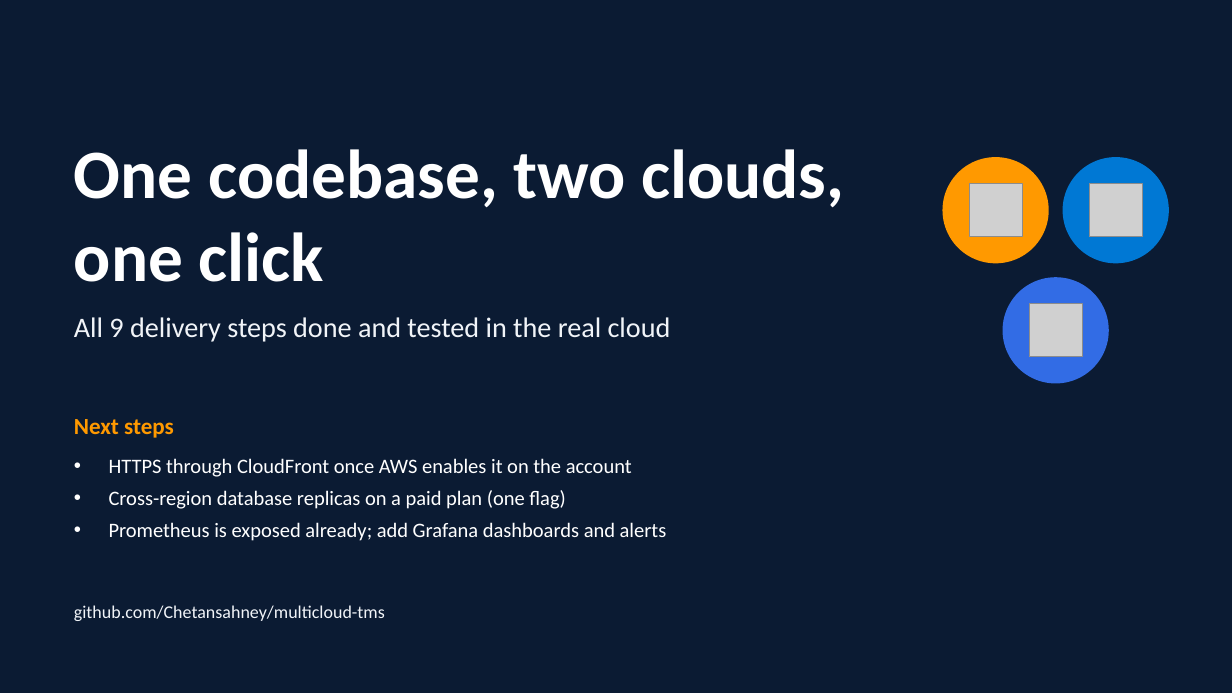
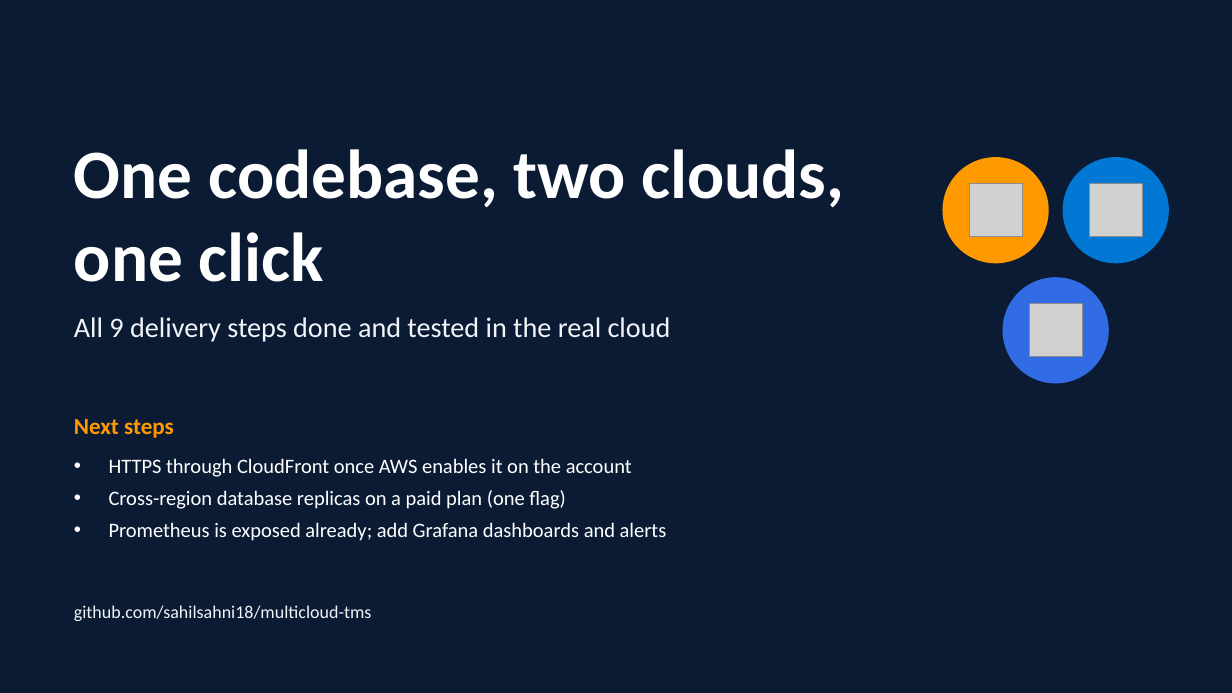
Before and after one commit to sahilsahni18/multicloud-tms, a slide deck: slide 22 of docs/presentation/TrackFlow-Final-Demo.pptx. Drawn at 1232x693 pixels with LibreOffice and Linux fonts; fonts in the diff are those of the drawing; grey boxes stand for pictures. Boxes give left, top, right and bottom in pixels: in the first picture for what was removed or moved away, otherwise in the second. Text is boxed around its words. In the diff, an @@ line names an element or a change of style, - is before the commit and + after.

```diff
--- a/docs/presentation/TrackFlow-Final-Demo.pptx
+++ b/docs/presentation/TrackFlow-Final-Demo.pptx
@@ text at bbox=[74, 605, 372, 621]: text changed @@
-github.com/Chetansahney/multicloud-tms
+github.com/sahilsahni18/multicloud-tms
```
Also in this commit, not shown: 1 other slide changed, 1 other file.
